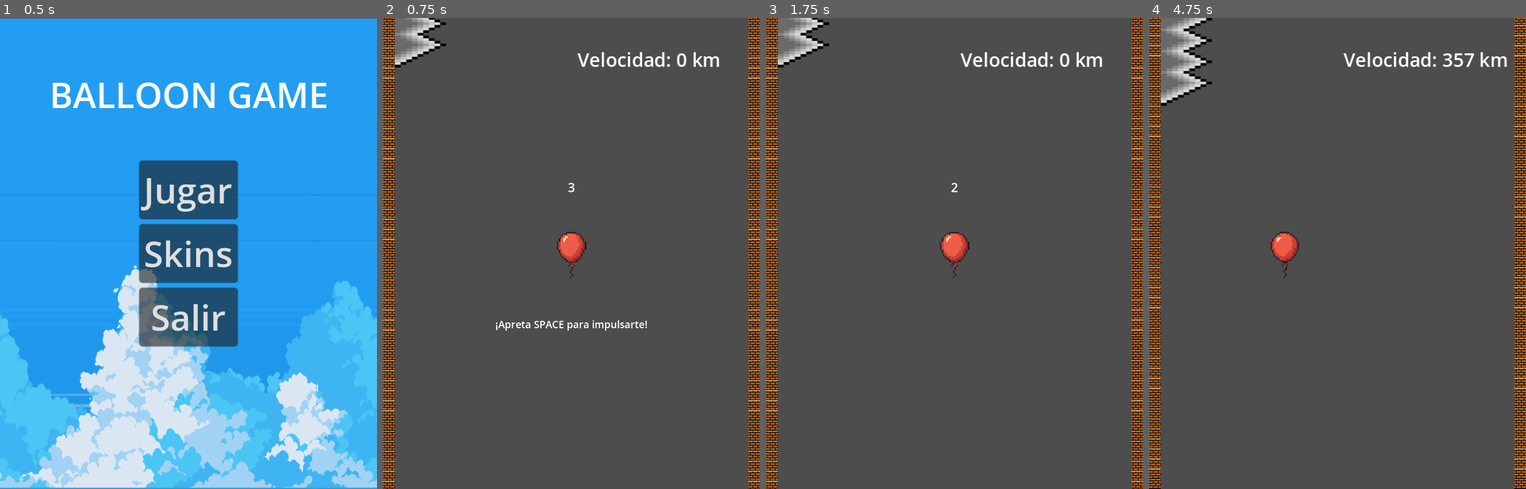
Above: before the commit, frames 1-4 (left to right).
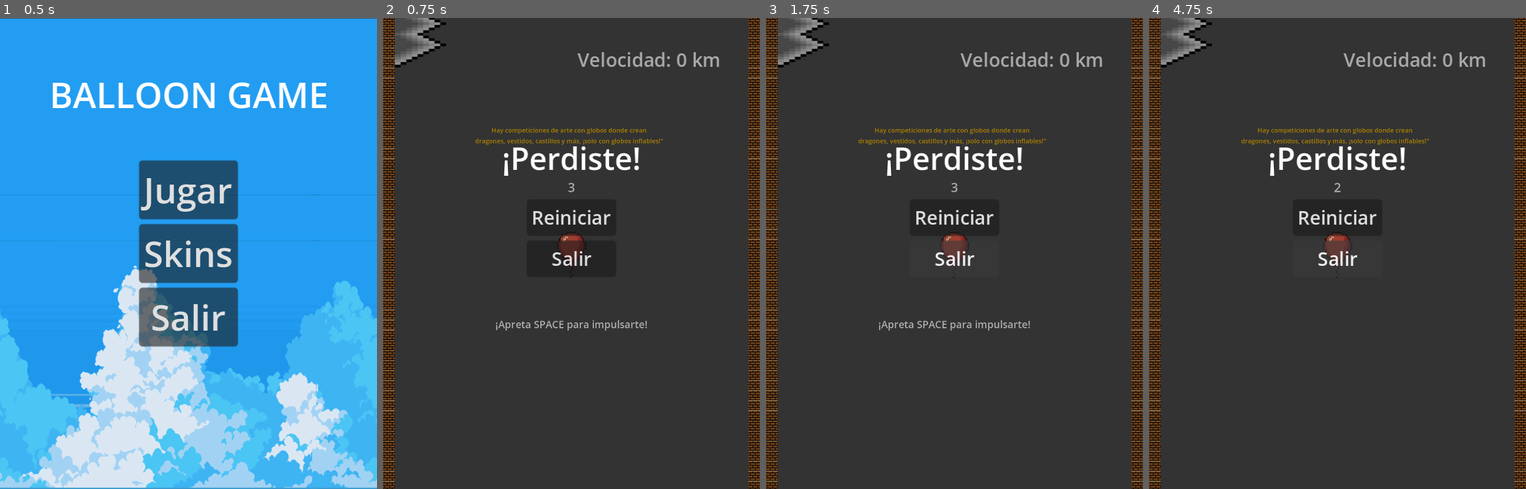
Above: after the commit, the same moments.

Repository: ALDAXITOALONE/BallonGame_Aldaxn_n_Bordoli
Game: Godot game, scene res://Escenas/menu.tscn
Two runs of this game, one before a commit and one after it. Both use one fixed random seed, a clock stepped at 60 frames per second and the inputs below. The project has no main scene, so this scene is started directly.
Inputs (mouse positions are in pixels of both pictures, inside the frame that each line leads up to):
- Up to frame 1 (0.5 s): no input
- Up to frame 2 (0.75 s): click "Jugar" at 0.5 s
- Up to frame 3 (1.75 s): click (954, 215) at 1.25 s, where only the run after the commit has a clickable "Reiniciar"
- Up to frame 4 (4.75 s): click (1337, 215) at 2 s, where only the run after the commit has a clickable "Reiniciar"; click (1337, 215) at 2.75 s, where only the run after the commit has a clickable "Reiniciar"; tap Enter at 3.5 s; hold Right (ui_right) 3.53-4.28 s; tap Space at 3.77, 4.25, 4.52 s; hold Left (ui_left) from 4.28 s (still down)

Frame 1 is identical in both runs. In frame 2, 98% of the frame differs, in the area x 0-100%, y 0-100%; in frame 3, 96%; in frame 4, 97%.

Commit message:
Solucion problema perdedor

Diff:
--- a/Escenas/jugador.tscn
+++ b/Escenas/jugador.tscn
@@ -196,20 +196,16 @@
 grow_vertical = 2
 theme_override_font_sizes/font_size = 20
 
-[node name="CanvasLayer" parent="." instance=ExtResource("4_38n7y")]
-visible = false
-script = null
-
-[node name="Label2" type="Label" parent="CanvasLayer"]
+[node name="Label2" type="Label" parent="."]
 anchors_preset = 8
 anchor_left = 0.5
 anchor_top = 0.5
 anchor_right = 0.5
 anchor_bottom = 0.5
-offset_left = -155.0
-offset_top = -161.0
-offset_right = 154.0
-offset_bottom = -111.0
+offset_left = -158.0
+offset_top = -203.0
+offset_right = 151.0
+offset_bottom = -153.0
 grow_horizontal = 2
 grow_vertical = 2
 theme_override_colors/font_color = Color(1, 0.752941, 0, 1)
@@ -218,6 +214,9 @@
 dragones, vestidos, castillos y más, ¡solo con globos inflables!\"
 "
 horizontal_alignment = 1
+
+[node name="CanvasLayer" parent="." instance=ExtResource("4_38n7y")]
+layer = 4
 
 [node name="perdedor" type="Timer" parent="."]
 wait_time = 3.0
--- a/Scripts/jugador.gd
+++ b/Scripts/jugador.gd
@@ -21,7 +21,6 @@
 	var skin_actual = Global.skin
 	$Tiempo.text = str(cuentaRegresiva)
 	get_tree().paused = false
-	perdedor.visible = false
 	$CuentaRegresiva.start()
 	$Space.start()
 	if skin_actual != null:
@@ -86,7 +85,6 @@
 		$Label.visible = false
 		puedeEmpezar = true
 
-
 func recibirDaño(daño):
 	vida = vida - daño
 	if vida == 0:
@@ -124,14 +122,13 @@
 				tip.text = "Este juego lo hizo Aldax y Bordoli a las 3AM."
 
 
-
 func agarrarObjeto():
 	ARRIBA = -300.0
+
 
 func _on_perdedor_timeout() -> void:
 	km.visible = false
 	perdedor.visible = true
-	perdedor.get_tree().paused = false
 
 
 func _on_aumento_velocidad_timeout() -> void:
@@ -142,6 +139,7 @@
 		elif  sprite.scale.x <= 0.01:
 			$perdedor.start(0.2)
 			$CanvasLayer/Label2.text = "TIP: si te haces muy chico PERDES"
+
 
 func agarrarHelio(valor):
 	sprite.scale += Vector2(valor, valor)
--- a/Scripts/mapa.gd
+++ b/Scripts/mapa.gd
@@ -3,7 +3,5 @@
 func _ready() -> void:
 	get_tree().paused = false
 
-
-# Called every frame. 'delta' is the elapsed time since the previous frame.
 func _process(delta: float) -> void:
 	$Camera2D.global_position.y = $Jugador.global_position.y
--- a/Scripts/menu.gd
+++ b/Scripts/menu.gd
@@ -1,15 +1,10 @@
 extends Control
 
-
-# Called when the node enters the scene tree for the first time.
 func _ready() -> void:
 	pass
 
-
-# Called every frame. 'delta' is the elapsed time since the previous frame.
 func _process(delta: float) -> void:
 	$ParallaxBackground.scroll_offset.x += -100 * delta
-
 
 func _on_jugar_pressed() -> void:
 	get_tree().change_scene_to_file("res://Escenas/mapa.tscn")
--- a/Scripts/perdedor.gd
+++ b/Scripts/perdedor.gd
@@ -2,6 +2,8 @@
 
 func _on_reiniciar_pressed() -> void:
 	get_tree().reload_current_scene()
+	print("apreta")
 
 func _on_salir_pressed() -> void:
 	get_tree().change_scene_to_file("res://Escenas/menu.tscn")
+	print("apreta")
